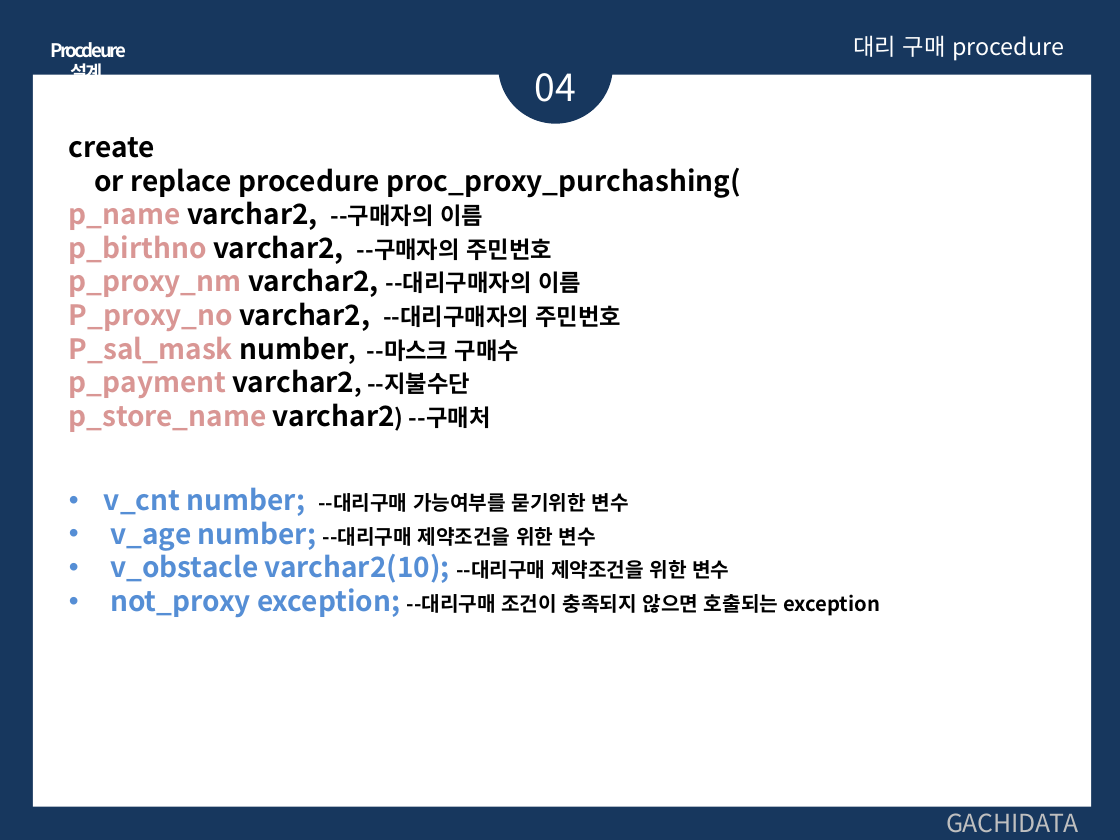
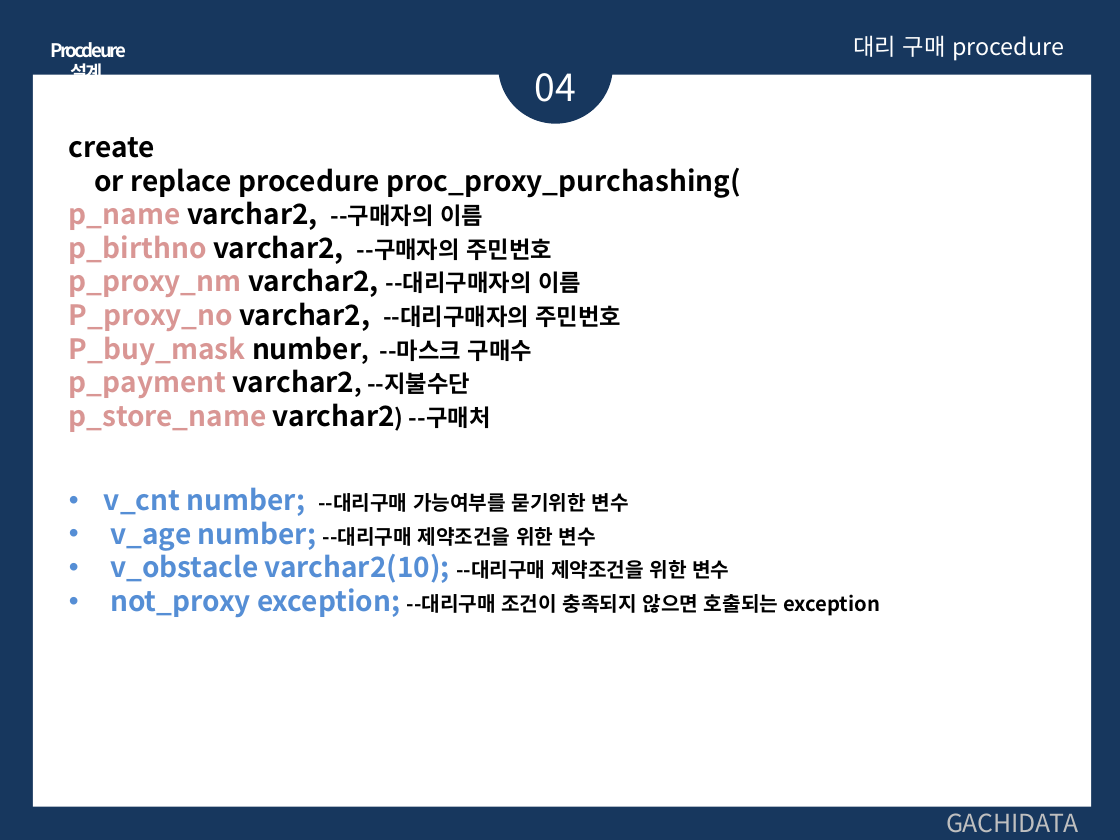
Before and after one commit to Monoreil/edu-sql, a slide deck: slide 20 of 11차SQL_hyeongmin.pptx. Drawn at 1120x840 pixels with LibreOffice and Linux fonts; fonts in the diff are those of the drawing. Boxes give left, top, right and bottom in pixels: in the first picture for what was removed or moved away, otherwise in the second. Text is boxed around its words. In the diff, an @@ line names an element or a change of style, - is before the commit and + after.

```diff
--- a/11차SQL_hyeongmin.pptx
+++ b/11차SQL_hyeongmin.pptx
@@ text at [69,336,532,365]: text changed @@
-P_sal_mask number, --마스크 구매수
+P_buy_mask number, --마스크 구매수
```
Also in this commit, not shown: 7 other slides changed.
